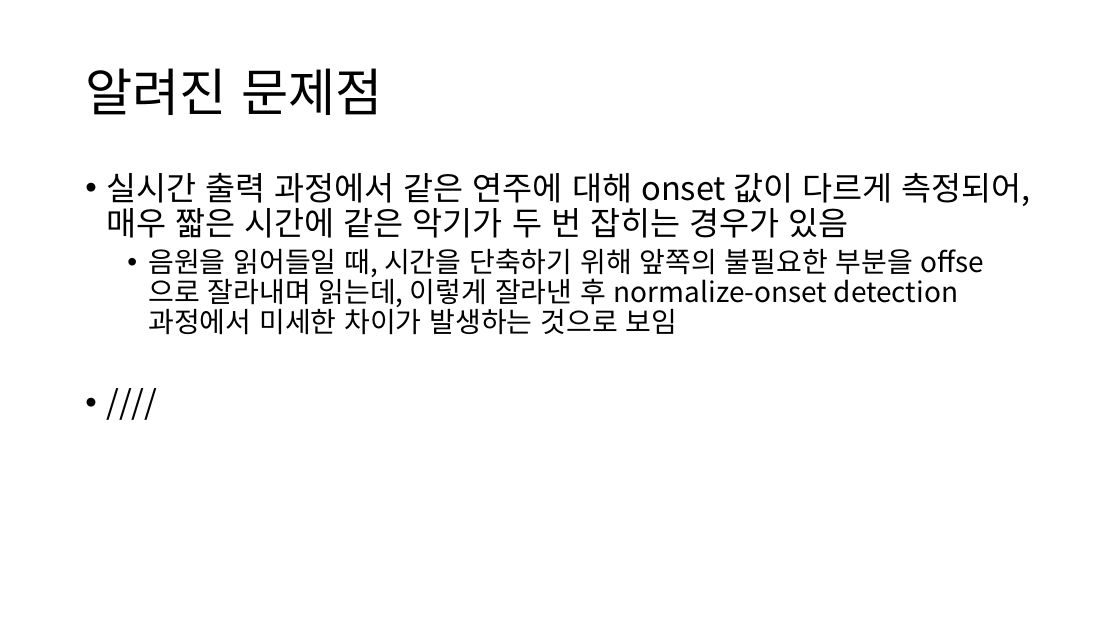
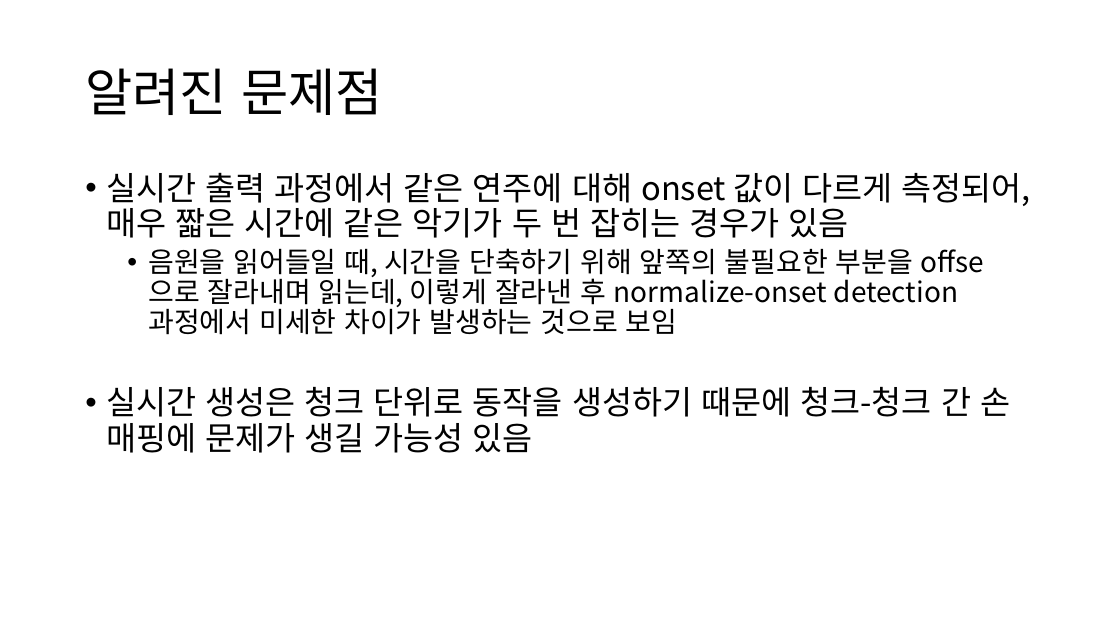
Before and after one commit to cid2rrrr/DRUMMM, a slide deck: slide 16 of 청음지능 인수인계.pptx. Drawn at 1120x630 pixels with LibreOffice and Linux fonts; fonts in the diff are those of the drawing. Boxes give left, top, right and bottom in pixels: in the first picture for what was removed or moved away, otherwise in the second. Text is boxed around its words. In the diff, an @@ line names an element or a change of style, - is before the commit and + after.

```diff
--- a/청음지능 인수인계.pptx
+++ b/청음지능 인수인계.pptx
@@ text at (106,387,1010,453): text changed @@
-• ////
+• 실시간 생성은 청크 단위로 동작을 생성하기 때문에 청크-청크 간 손 매핑에 문제가 생길 가능성 있음
```
Also in this commit, not shown: 1 other slide changed, 41 other files.
